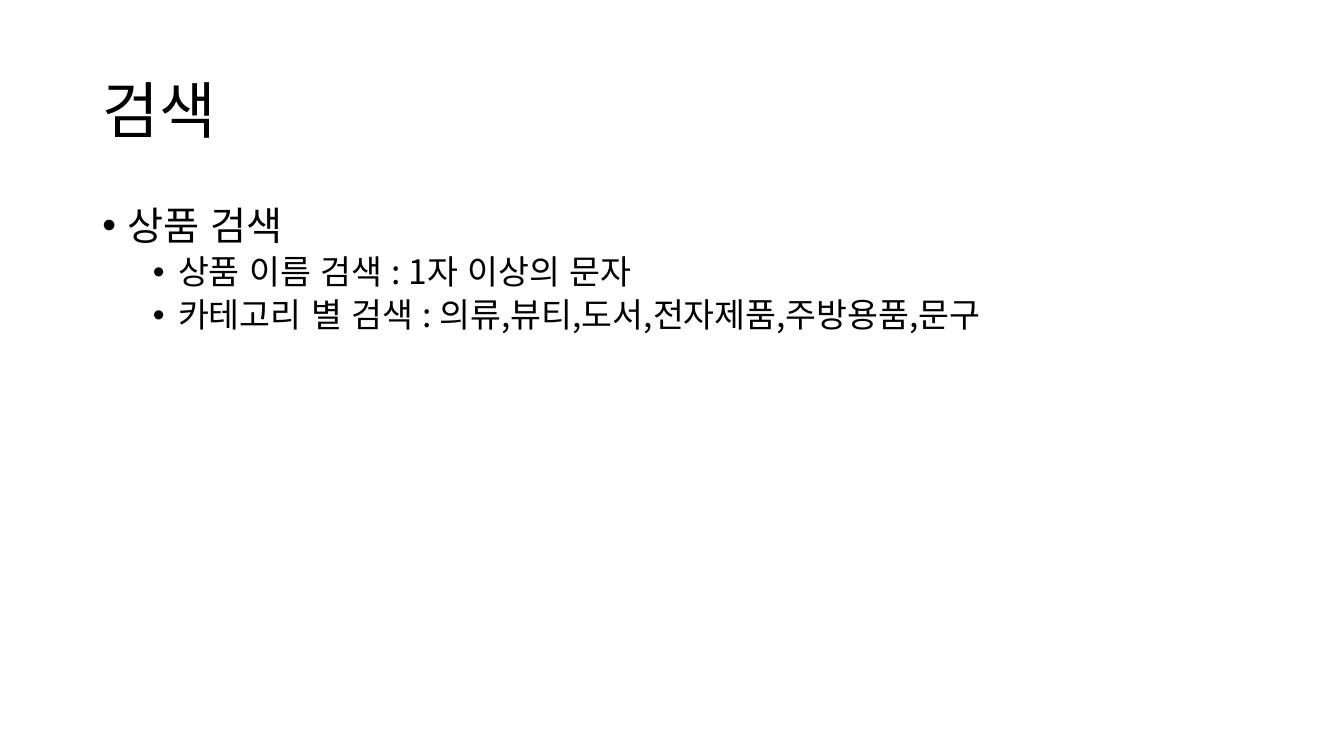
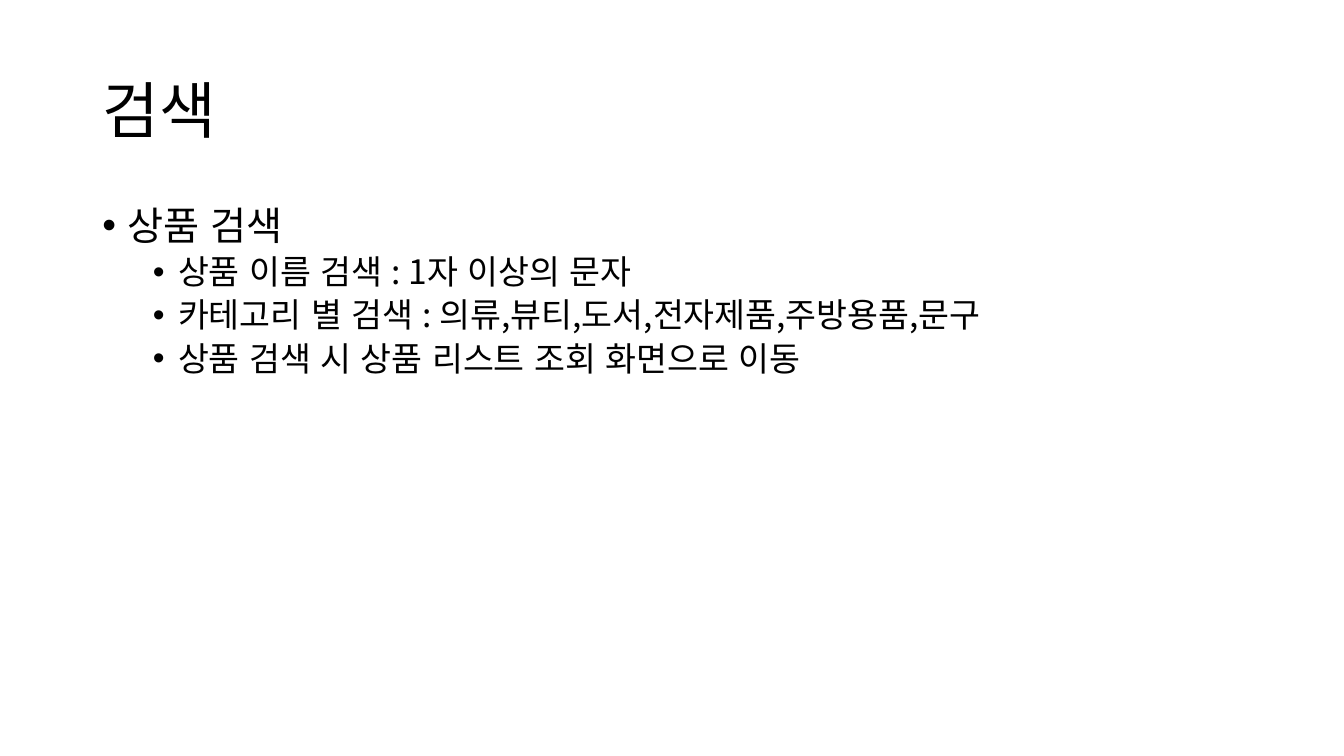
Before and after one commit to Singan/anabada-project, a slide deck: slide 10 of ppt/요구사항 명세서.pptx (slide 8 before the commit). Drawn at 1344x756 pixels with LibreOffice and Linux fonts; fonts in the diff are those of the drawing. Boxes give left, top, right and bottom in pixels: in the first picture for what was removed or moved away, otherwise in the second. Text is boxed around its words. In the diff, an @@ line names an element or a change of style, - is before the commit and + after.

```diff
--- a/ppt/요구사항 명세서.pptx
+++ b/ppt/요구사항 명세서.pptx
@@ text at <box>178,343,801,374</box>: paragraph added @@
+  • 상품 검색 시 상품 리스트 조회 화면으로 이동
```
Also in this commit, not shown: 10 other slides changed, 4 slides added.
